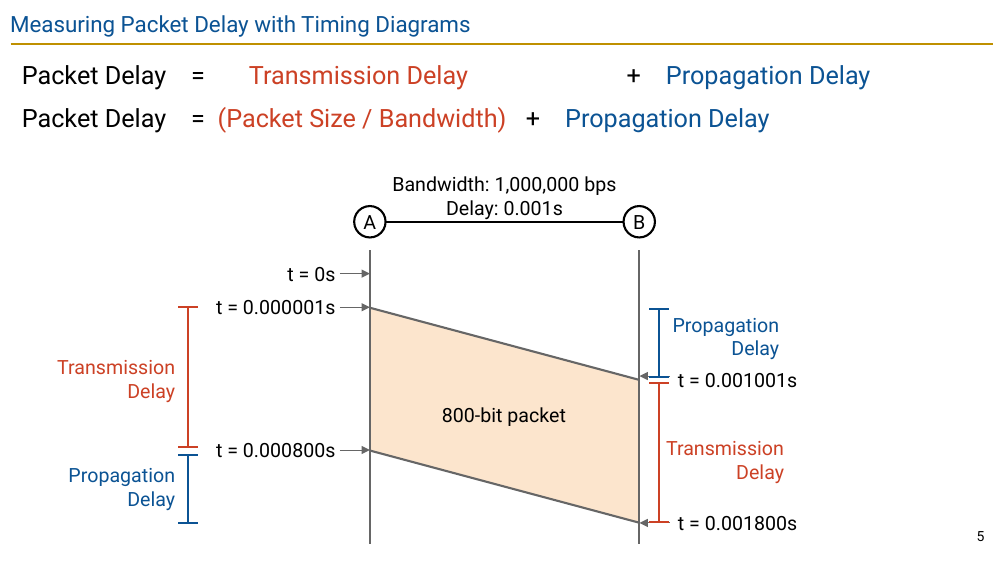
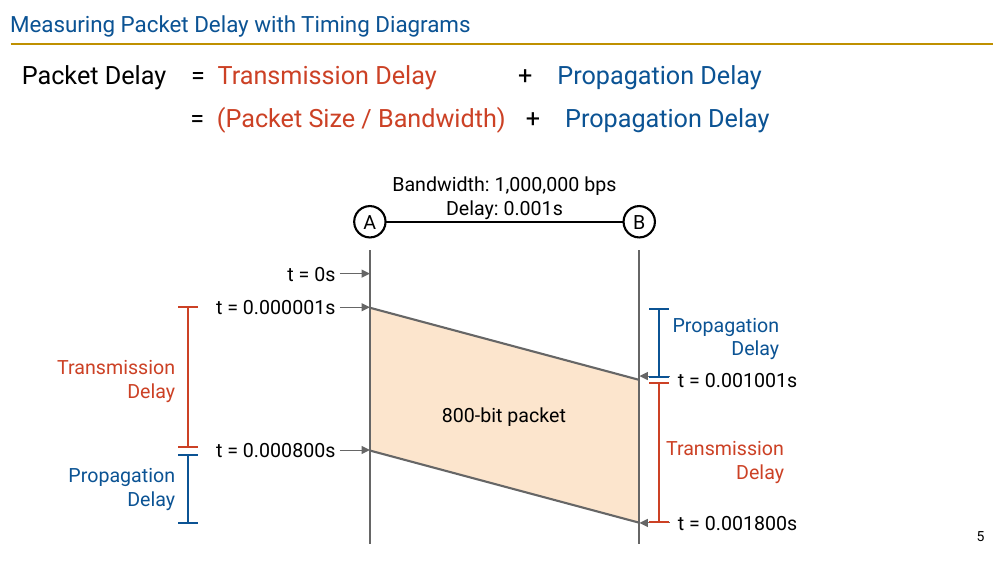
Before and after one commit to guhofstra/CSC175Sp26, a slide deck: slide 5 of PPTs/Lecture 3 - Links.pptx. Drawn at 1008x567 pixels with LibreOffice and Linux fonts; fonts in the diff are those of the drawing. Boxes give left, top, right and bottom in pixels: in the first picture for what was removed or moved away, otherwise in the second. Text is boxed around its words. In the diff, an @@ line names an element or a change of style, - is before the commit and + after.

```diff
--- a/PPTs/Lecture 3 - Links.pptx
+++ b/PPTs/Lecture 3 - Links.pptx
@@ text at <box>217,107,769,133</box>: text changed @@
-Packet Delay = (Packet Size / Bandwidth) + Propagation Delay
+= (Packet Size / Bandwidth) + Propagation Delay
```
Also in this commit, not shown: 6 other slides changed, 3 slides removed, 4 other files.
